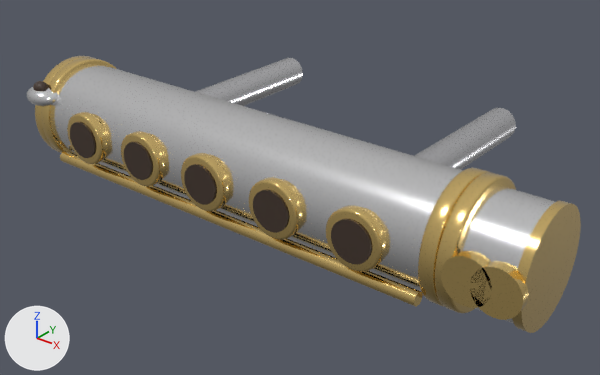
Two versions of the glTF model tools/video/marble_music/assets/instruments/flute/v7/model.glb, one commit apart.
Before and after are seen from a 50 mm lens placed at (0.621, -0.67, 0.389), pointed at (0.022, 0.077, -0.075). Lighting does not change. The marker at lower left points along +X, +Y and +Z. The older version comes first. Vertices at exactly the same position are counted once.

In view in the first picture: 'flute_v7_default'.
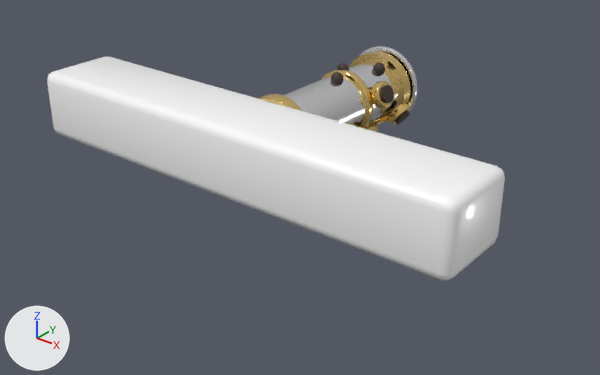
What differs and where, as boxes [x1, y1, x2, y2] in the pictures (600 x 375 px; the box of a moved part takes in the faces that stretch with it):
'flute_v7_default', surface changed, reshaped (17% narrower, 15% shorter)
    before: [27, 56, 581, 333]
    after: [47, 46, 505, 281]
part 1 of me_flute_v7_default, added
    after: [284, 61, 398, 127]
part 2 of me_flute_v7_default, moved or reshaped
    before: [41, 57, 117, 153]
    after: [360, 46, 418, 112]
part 3 of me_flute_v7_default, moved or reshaped (not visible afterwards)
    before: [195, 58, 303, 106]
part 4 of me_flute_v7_default, moved or reshaped (not visible afterwards)
    before: [414, 108, 516, 169]
part 5 of me_flute_v7_default, added
    after: [381, 85, 394, 103]
part 6 of me_flute_v7_default, added
    after: [395, 111, 410, 124]
part 7 of me_flute_v7_default, added
    after: [331, 72, 344, 83]
part 8 of me_flute_v7_default, added
    after: [337, 63, 349, 71]
part 9 of me_flute_v7_default, added
    after: [373, 62, 385, 74]
part 10 of me_flute_v7_default, moved or reshaped
    before: [35, 56, 93, 153]
    after: [258, 94, 302, 111]
part 11 of me_flute_v7_default, added (beige)
    after: [349, 51, 410, 122]
part 12 of me_flute_v7_default, added (mostly hidden)
    after: [366, 116, 384, 127]
part 13 of me_flute_v7_default, rebuilt
    before: [52, 64, 463, 292]
    after: [47, 57, 505, 281]
part 14 of me_flute_v7_default, added (beige)
    after: [322, 69, 373, 127]
part 15 of me_flute_v7_default, added
    after: [371, 81, 393, 108]
part 16 of me_flute_v7_default, added
    after: [367, 123, 378, 132]
part 17 of me_flute_v7_default, added
    after: [387, 103, 411, 125]
part 18 of me_flute_v7_default, deleted
    before: [27, 81, 581, 333]

The change, as a diff of the scene's bpy script:
```diff
--- a/tools/video/marble_music/assets/instruments/flute/v7/model.glb.py
+++ b/tools/video/marble_music/assets/instruments/flute/v7/model.glb.py
@@ mat_flute_v7_body_default @@
 mat_flute_v7_body_default.base_color = (0.92, 0.92, 0.93)  # white #f6f6f7
-mat_flute_v7_body_default.metallic = 1.0
-mat_flute_v7_body_default.roughness = 0.16
+mat_flute_v7_body_default.roughness = 0.35
@@ me_flute_v7_default @@
-me_flute_v7_default.from_pydata(...)  # 4594 vertices, 9164 faces; spans x -0.338..0.391, y -0.078..0.31, z -0.091..0.051
+me_flute_v7_default.from_pydata(...)  # 3891 vertices, 7676 faces; spans x -0.31..0.31, y -0.055..0.302, z -0.061..0.055
+# me_flute_v7_default part 1: a new loose piece, a 48-sided cylinder along y spanning x -0.04..0.04, y 0.052..0.286, z -0.04..0.04, in mat_fl7_tube (white #f3f3f6)
+# me_flute_v7_default part 2: the loose piece of 384 vertices spanning x -0.306..-0.288, y -0.071..0.071, z -0.091..0.051 is multiplied about its middle by the matrix ((0.0, 0.0, -0.777), (-0.415, 0.0, 0.0), (0.0, 0.777, 0.0)), then moved by (0.297, 0.298, 0.02), in mat_fl7_tube (white #f3f3f6)
+# me_flute_v7_default part 3: the loose piece of 32 vertices spanning x -0.202..-0.158, y 0.07..0.31, z -0.042..0.002 is multiplied about its middle by the matrix ((-0.539, 0.003, 0.0), (0.0, 0.0, 0.545), (0.085, 0.016, 0.0)), then moved by (0.171, -0.028, -0.037), in mat_fl7_pad (brown #3f3027)
+# me_flute_v7_default part 4: the loose piece of 32 vertices spanning x 0.158..0.202, y 0.07..0.31, z -0.042..0.002 is multiplied about its middle by the matrix ((-0.386, -0.012, 0.0), (0.0, 0.0, 0.545), (-0.386, 0.012, 0.0)), then moved by (-0.139, -0.008, -0.021), in mat_fl7_pad (brown #3f3027)
+# me_flute_v7_default part 5: the loose piece of 32 vertices spanning x -0.202..-0.158, y 0.07..0.31, z -0.042..0.002 is copied, and the copy is multiplied about its middle by the matrix ((0.169, -0.016, 0.0), (0.0, 0.0, 0.545), (-0.519, -0.005, 0.0)), then moved by (0.235, 0.032, 0.038), in mat_fl7_pad (brown #3f3027); it spans x 0.05..0.061, y 0.21..0.234, z 0.006..0.03
+# me_flute_v7_default part 6: the loose piece of 32 vertices spanning x -0.202..-0.158, y 0.07..0.31, z -0.042..0.002 is copied, and the copy is multiplied about its middle by the matrix ((-0.321, -0.013, 0.0), (0.0, 0.0, 0.545), (-0.441, 0.01, 0.0)), then moved by (0.227, 0.088, -0.014), in mat_fl7_pad (brown #3f3027); it spans x 0.038..0.056, y 0.266..0.29, z -0.045..-0.023
+# me_flute_v7_default part 7: a new loose piece, a UV sphere (16 segments, 8 rings, poles along z) spanning x -0.002..0.016, y 0.168..0.182, z 0.032..0.05, in mat_fl7_pad (brown #3f3027)
+# me_flute_v7_default part 8: a new loose piece, a UV sphere (16 segments, 8 rings, poles along z) spanning x -0.022..-0.004, y 0.208..0.222, z 0.031..0.049, in mat_fl7_pad (brown #3f3027)
+# me_flute_v7_default part 9: a new loose piece, a UV sphere (16 segments, 8 rings, poles along z) spanning x 0.01..0.028, y 0.248..0.262, z 0.028..0.046, in mat_fl7_pad (brown #3f3027)
+# me_flute_v7_default part 10: the loose piece of 384 vertices spanning x -0.319..-0.301, y -0.071..0.071, z -0.091..0.051 is multiplied about its middle by the matrix ((0.0, 0.0, -0.676), (-1.044, 0.0, 0.0), (0.0, 0.676, 0.0)), then moved by (0.31, 0.06, 0.02)
+# me_flute_v7_default part 11: a new loose piece, a 48-sided cylinder along y spanning x -0.05..0.05, y 0.274..0.29, z -0.05..0.05, in mat_fl7_gold (beige #f9d789)
+# me_flute_v7_default part 12: a new loose piece, a 12-sided cylinder along y spanning x 0.009..0.019, y 0.155..0.295, z -0.049..-0.039, in mat_fl7_gold (beige #f9d789)
+# me_flute_v7_default part 13: the loose piece of 96 vertices spanning x -0.31..0.31, y -0.065..0.065, z -0.085..0.045 is rebuilt with 96 vertices and now spans x -0.31..0.31, y -0.055..0.055, z -0.045..0.045
+# me_flute_v7_default part 14: a new loose piece of 256 vertices spanning x -0.045..0.045, y 0.194..0.206, z -0.045..0.045, in mat_fl7_gold (beige #f9d789)
+# me_flute_v7_default part 15: a new loose piece of 192 vertices spanning x 0.037..0.058, y 0.204..0.24, z -0.003..0.034, in mat_fl7_gold (beige #f9d789)
+# me_flute_v7_default part 16: a new loose piece of 192 vertices spanning x -0.011..0.026, y 0.224..0.26, z -0.058..-0.041, in mat_fl7_gold (beige #f9d789)
+# me_flute_v7_default part 17: a new loose piece of 192 vertices spanning x 0.026..0.055, y 0.26..0.296, z -0.047..-0.012, in mat_fl7_gold (beige #f9d789)
+# me_flute_v7_default part 18: 20 loose pieces with 3666 vertices, spanning x -0.338..0.391, y -0.078..0.071, z -0.091..0.051, are deleted
+# other edits to the shape of me_flute_v7_default do not show in these pictures
 me_flute_v7_default.materials.append(mat_flute_v7_body_default)
@@ me_flute_v7_default @@
 me_flute_v7_default.materials.append(mat_fl7_gold)
-me_flute_v7_default.materials.append(mat_pin)  # light grey #dadadd
+me_flute_v7_default.materials.append(mat_fl7_tube)  # white #f3f3f6
```
